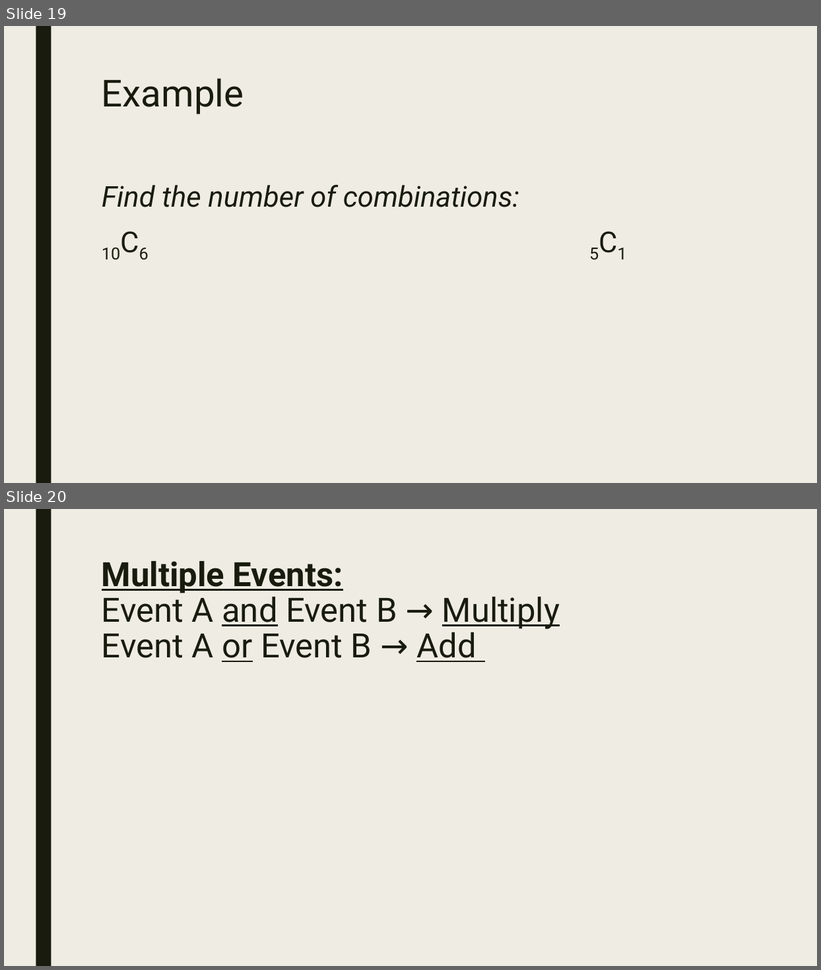
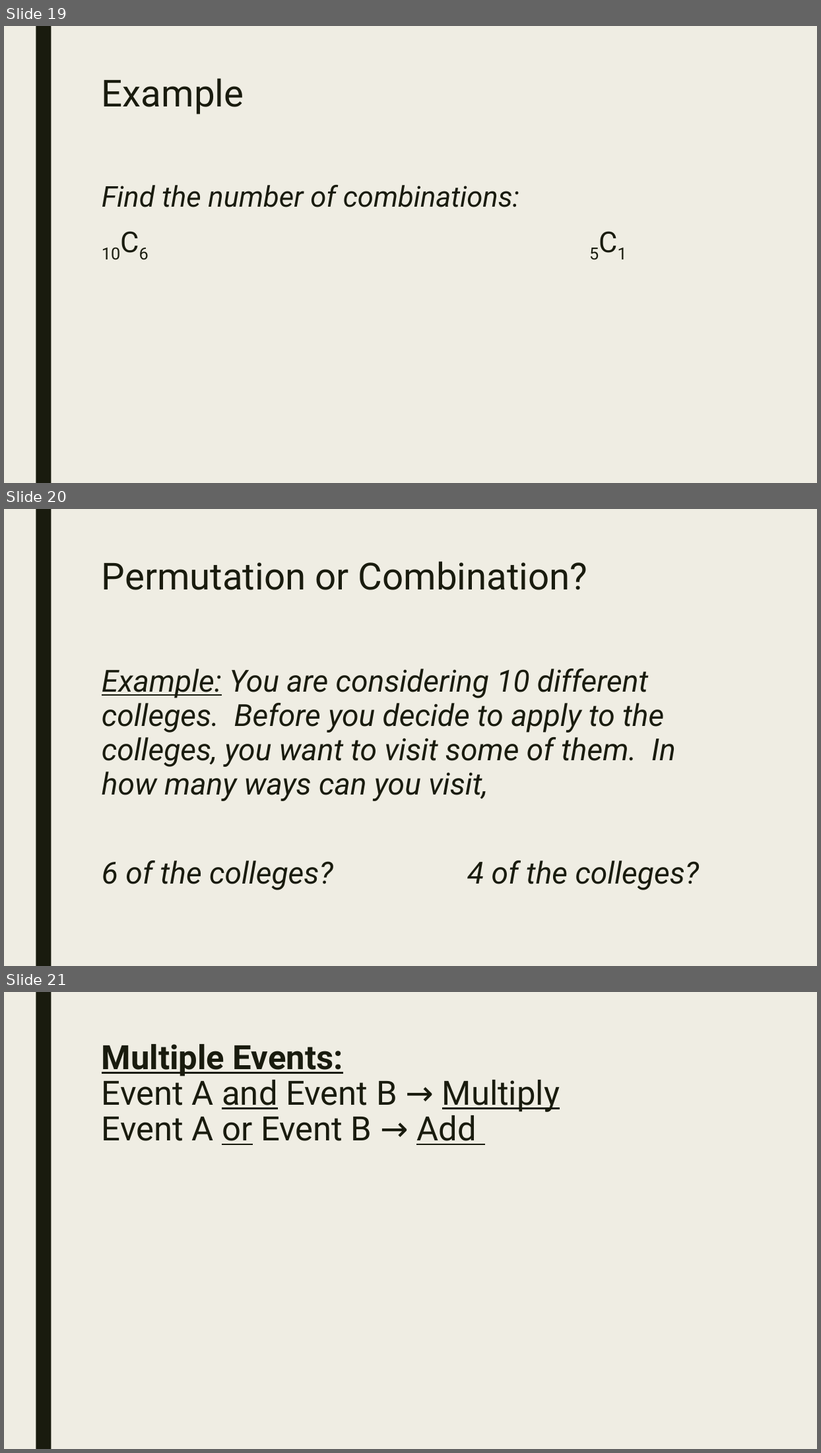
Before and after one commit to codecuddy/algebra_3-4, a slide deck: _PowerPoints/2nd Semester/Unit 6 Probability and Stats/Algebra4_Day_053 11.1 Permutation and Combination.pptx. Shown one above the other, each under a label of ours: slides 19 and 20 before the commit, slides 19, 20 and 21 after it. The pictures are 821x970 and 821x1453 pixels, drawn with LibreOffice and Linux fonts; fonts in the diff are those of the drawing. Boxes give left, top, right and bottom in pixels: in the first picture for what was removed or moved away, otherwise in the second. Text is boxed around its words. In the diff, an @@ line names an element or a change of style, - is before the commit and + after.

```diff
--- a/_PowerPoints/2nd Semester/Unit 6 Probability and Stats/Algebra4_Day_053 11.1 Permutation and Combination.pptx
+++ b/_PowerPoints/2nd Semester/Unit 6 Probability and Stats/Algebra4_Day_053 11.1 Permutation and Combination.pptx
@@ slide 20 added at <box>4,509,817,966</box>, background #EFEDE3; not listed: 1 template element that a slide beside it also shows @@
@@ title added at <box>102,561,588,590</box>, 44 pt, text #191B0E @@
+Permutation or Combination?
@@ text added at <box>102,669,700,890</box>, 36 pt, text #191B0E, italic @@
+Example: You are considering 10 different colleges. Before you decide to apply to the colleges, you want to visit some of them. In how many ways can you visit,
+6 of the colleges? 4 of the colleges?
@@ what was slide 20 is now slide 21 @@
```
Also in this commit, not shown: 4 slides changed, 1 other file.
